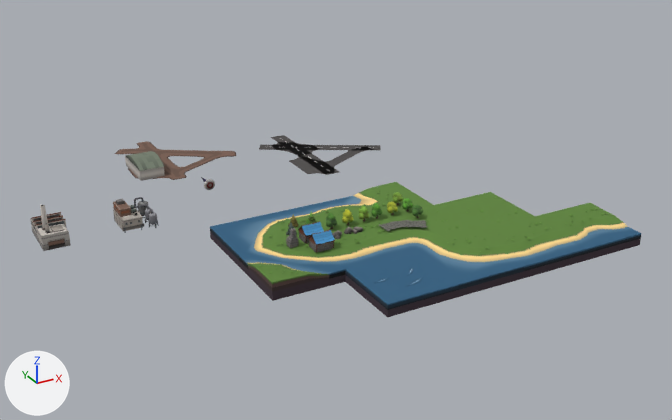
Renders of the Blender file quadset.blend from each side of a commit.
One viewpoint serves both versions: a camera (50 mm lens) standing at (-36.5, -87.8, 41.9) and looking at (11.9, 0.3, -2.1). The axes (+X, +Y, +Z) are drawn at lower left. The lights are the same throughout.

Names of what the first picture shows: 'Cube.006', 'airfield-mud-1', 'ct-gwwg-1.001', 'ct-gwwg-1.002', 'house-01.001', 't-gggg-1.001', 't-ggwg-1', 't-ggwg-1.001', 't-gwgw-1', 't-gwwg-1', 't-gwwg-1.001', 't-gwww-1', 't-gwww-2', 't-wwww-1'.
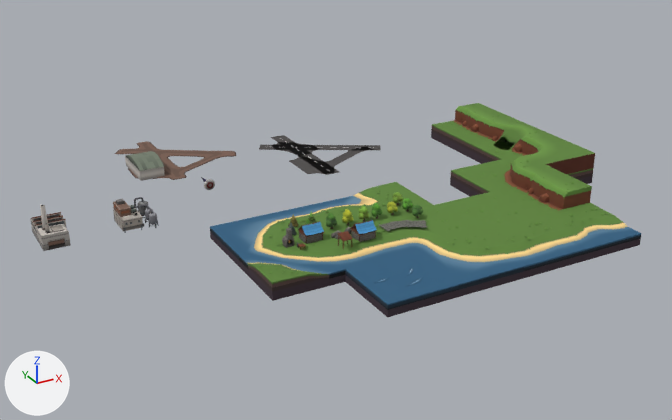
What changed in the scene script:
```text
Add me_t_gggg_1_005:
    me_t_gggg_1_005.from_pydata(...)  # 158 vertices, 127 faces; spans x -4.0..4.0, y -4.0..4.0, z -2.0..2.0
    me_t_gggg_1_005.materials.append(mat_material)  # picture img_palette_png
Add me_t_gggg_1_003:
    me_t_gggg_1_003.from_pydata(...)  # 262 vertices, 205 faces; spans x -4.0..4.0, y -4.03..4.0, z -2.0..2.26
    me_t_gggg_1_003.polygons.foreach_set('use_smooth', [True] * 205)
    me_t_gggg_1_003.materials.append(mat_material)  # picture img_palette_png
Add me_t_gggg_1_002:
    me_t_gggg_1_002.from_pydata(...)  # 158 vertices, 134 faces; spans x -4.0..4.0, y -4.0..4.0, z -2.0..2.26
    me_t_gggg_1_002.materials.append(mat_material)  # picture img_palette_png
Add me_t_gggg_1_001:
    me_t_gggg_1_001.from_pydata(...)  # 339 vertices, 240 faces; spans x -4.0..4.0, y -4.03..4.0, z -2.0..2.26
    me_t_gggg_1_001.polygons.foreach_set('use_smooth', [True] * 240)
    me_t_gggg_1_001.materials.append(mat_material)  # picture img_palette_png
Add me_cube_022:
    me_cube_022.from_pydata(...)  # 94 vertices, 93 faces; spans x -0.623..0.548, y -0.571..0.571, z 0.0..1.397
    me_cube_022.materials.append(mat_material)  # picture img_palette_png
Add me_cube_021:
    me_cube_021.from_pydata(...)  # 40 vertices, 25 faces; spans x -0.129..0.0, y -0.138..0.108, z 0.0..0.435
    me_cube_021.materials.append(mat_material)  # picture img_palette_png
Add me_cube_018:
    me_cube_018.from_pydata(...)  # 50 vertices, 49 faces; spans x -0.106..0.106, y -0.106..0.106, z -0.106..0.658
    me_cube_018.polygons.foreach_set('use_smooth', [True] * 49)
    me_cube_018.materials.append(mat_material)  # picture img_palette_png
Add me_cube_016_1:
    me_cube_016_1.from_pydata(...)  # 639 vertices, 671 faces; spans x -0.54..0.5, y -0.51..0.51, z 0.0..1.96
    me_cube_016_1.polygons.foreach_set('use_smooth', [True] * 671)
    me_cube_016_1.materials.append(mat_material)  # picture img_palette_png
Change ob_house_01_001:
    ob_house_01_001.location: (3.67, -11.73, 0.0) -> (8.67, -11.73, 0.0)
Remove ob_cube_006:
    ob_cube_006 = bpy.data.objects.new('Cube.006', me_cube_016)
    ob_cube_006.location = (1.27, -9.68, 0.0)
Add ob_t_gggg_1_1:
    ob_t_gggg_1_1 = bpy.data.objects.new('t-GGGg-1', me_t_gggg_1_005)
    ob_t_gggg_1_1.location = (40.0, -4.0, 0.0)
Add ob_t_gggg_1_003:
    ob_t_gggg_1_003 = bpy.data.objects.new('t-GGgg-1.003', me_t_gggg_1_003)
    ob_t_gggg_1_003.location = (40.0, 4.0, 0.0)
Add ob_t_gggg_1:
    ob_t_gggg_1 = bpy.data.objects.new('t-gGgg-1', me_t_gggg_1_002)
    ob_t_gggg_1.location = (32.0, -4.0, 0.0)
Add ob_t_gggg_1_001_1:
    ob_t_gggg_1_001_1 = bpy.data.objects.new('t-GGgg-1.001', me_t_gggg_1_001)
    ob_t_gggg_1_001_1.location = (40.0, 12.0, 0.0)
Add ob_t_gggg_1_002:
    ob_t_gggg_1_002 = bpy.data.objects.new('t-GGgg-1.002', me_t_gggg_1_001)
    ob_t_gggg_1_002.location = (32.0, -12.0, 0.0)
Add ob_wooden_canopy_1:
    ob_wooden_canopy_1 = bpy.data.objects.new('wooden-canopy-1', me_cube_022)
    ob_wooden_canopy_1.location = (5.93, -12.52, 0.0)
    ob_wooden_canopy_1.rotation_euler = (0.0, 0.0, 1.571)  # degrees (0, 0, 90)
Add ob_wooden_chair_1:
    ob_wooden_chair_1 = bpy.data.objects.new('wooden-chair-1', me_cube_021)
    ob_wooden_chair_1.location = (1.81, -11.05, 0.0)
    _m = ob_wooden_chair_1.modifiers.new('Mirror', 'MIRROR')
Add ob_ember:
    ob_ember = bpy.data.objects.new('ember', me_cube_018)
    ob_ember.location = (1.05, -9.48, 0.32)
    ob_ember.scale = (0.676, 0.676, 0.676)
Add ob_fireplace:
    ob_fireplace = bpy.data.objects.new('Fireplace', me_cube_016_1)
    ob_fireplace.location = (1.04, -9.2, -0.1)
```

Boxes (x1, y1, x2, y2) around the edits, measured in the pictures (672 x 420 px):
't-GGgg-1.002', added
    after: (492, 164, 592, 216)
't-GGgg-1.003', added (green)
    after: (464, 118, 552, 164)
't-gGgg-1', added (green)
    after: (450, 155, 544, 197)
't-GGGg-1', added
    after: (503, 135, 595, 184)
't-GGgg-1.001', added
    after: (431, 103, 512, 155)
'house-01.001', moved
    before: (308, 229, 335, 252)
    after: (350, 220, 377, 242)
'Cube.006', deleted
    before: (286, 228, 299, 248)
'Fireplace', added
    after: (282, 228, 294, 248)
'wooden-canopy-1', added
    after: (338, 231, 353, 249)
